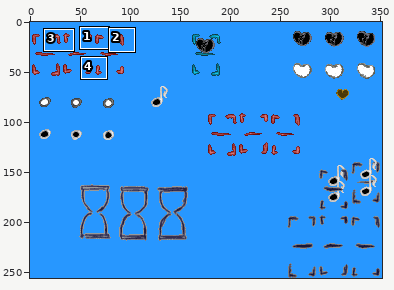
Two versions of one sprite sheet, gfx/cursor.png. The first picture is a wide view before the edit; the outline marks the close-up.
Close-up. Before:
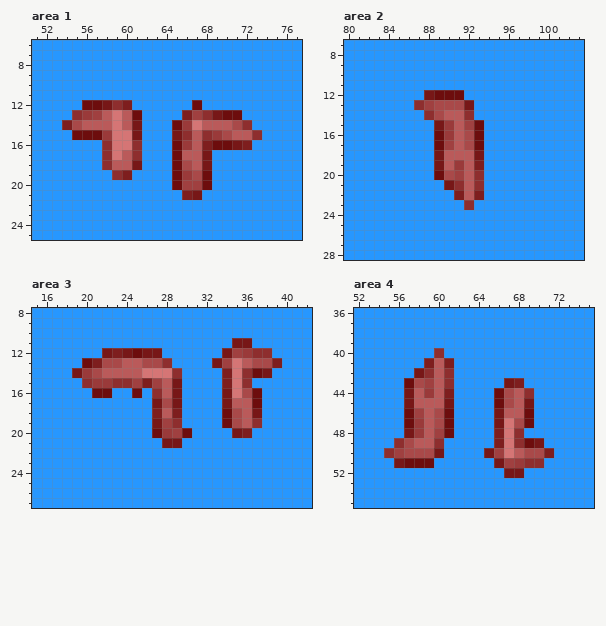
The file is 352x256 pixels. Colours within 5 levels of each other are drawn and written as one. Shown: area 1: x 51..77, y 6..25; area 2: x 80..103, y 7..28; area 3: x 15..42, y 8..27; area 4: x 52..75, y 36..55. The commit also changed other parts of the picture, which this record leaves out.
New version:
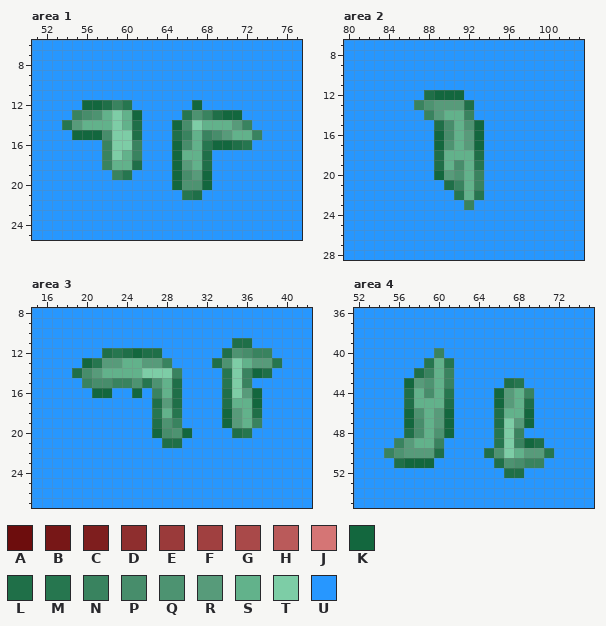
Palette (. is transparent): A #6d0d0d  B #771717  C #7e1e1e  D #8e2e2e  E #9a3a3a  F #a04040  G #a94949  H #ba5a5a  J #d57575  K #13673e  L #1f6f48  M #26764f  N #39835f  P #478d6b  Q #4d9371  R #579b7a  S #62b28b  T #7dcda6  U #2797ff
Changes in this commit:
--- area 1
@@ x 51..77 @@
 11 UUUUUUUUUUUUUUUUUUUUUUUUUUU
-12 UUUUUAABDCUUUUUUAUUUUUUUUUU
-13 UUUUDEFHJHAUUUUCFDBAAUUUUUU
-14 UUUCGHHHJHBUUUAEJHHHGDUUUUU
-15 UUUUAAAEJJBUUUBDHDEGHHDUUUU
-16 UUUUUUUDJJDUUUAEHCAABCUUUUU
-17 UUUUUUUDJHDUUUAHHBUUUUUUUUU
-18 UUUUUUUDHHBUUUAGHBUUUUUUUUU
-19 UUUUUUUUDCUUUUAEGAUUUUUUUUU
-20 UUUUUUUUUUUUUUAFFAUUUUUUUUU
-21 UUUUUUUUUUUUUUUCBUUUUUUUUUU
+12 UUUUUKKLNMUUUUUUKUUUUUUUUUU
+13 UUUUNPQSTSKUUUUMQNLKKUUUUUU
+14 UUUMRSSSTSLUUUKPTSSSRNUUUUU
+15 UUUUKKKPTTLUUULNSNPRSSNUUUU
+16 UUUUUUUNTTNUUUKPSMKKLMUUUUU
+17 UUUUUUUNTSNUUUKSSLUUUUUUUUU
+18 UUUUUUUNSSLUUUKRSLUUUUUUUUU
+19 UUUUUUUUNMUUUUKPRKUUUUUUUUU
+20 UUUUUUUUUUUUUUKQQKUUUUUUUUU
+21 UUUUUUUUUUUUUUUMLUUUUUUUUUU
 22 UUUUUUUUUUUUUUUUUUUUUUUUUUU
--- area 2
@@ x 85..95 @@
 11 UUUUUUUUUUU
-12 UUUBAAAUUUU
-13 UUDFGGGBUUU
-14 UUUDGHHDUUU
-15 UUUUBEHFAUU
-16 UUUUAEHGAUU
-17 UUUUAFHGAUU
-18 UUUUBHHHBUU
-19 UUUUBHEHCUU
-20 UUUUAGFHDUU
-21 UUUUUBDHDUU
-22 UUUUUUCHCUU
-23 UUUUUUUDUUU
+12 UUULKKKUUUU
+13 UUNQRRRLUUU
+14 UUUNRSSNUUU
+15 UUUULPSQKUU
+16 UUUUKPSRKUU
+17 UUUUKQSRKUU
+18 UUUULSSSLUU
+19 UUUULSPSMUU
+20 UUUUKRQSNUU
+21 UUUUULNSNUU
+22 UUUUUUMSMUU
+23 UUUUUUUNUUU
 24 UUUUUUUUUUU
--- area 3
@@ x 15..42 @@
 10 UUUUUUUUUUUUUUUUUUUUUUUUUUUU
-11 UUUUUUUUUUUUUUUUUUUUBBUUUUUU
-12 UUUUUUUBCBABBUUUUUUBFEDDUUUU
-13 UUUUUACGGHHGGDUUUUBFJHGGCUUU
-14 UUUUBEGHHHHJJJDUUUUCJDABUUUU
-15 UUUUUDEEDDFCFHBUUUUCJDUUUUUU
-16 UUUUUUAAUUAUDHBUUUUBJGAUUUUU
-17 UUUUUUUUUUUUBGBUUUUBHHAUUUUU
-18 UUUUUUUUUUUUCHCUUUUAGHBUUUUU
-19 UUUUUUUUUUUUBFDUUUUAGHDUUUUU
-20 UUUUUUUUUUUUAEFAUUUUBCUUUUUU
-21 UUUUUUUUUUUUUBBUUUUUUUUUUUUU
+11 UUUUUUUUUUUUUUUUUUUULLUUUUUU
+12 UUUUUUULMLKLLUUUUUULQPNNUUUU
+13 UUUUUKMRRSSRRNUUUULQTSRRMUUU
+14 UUUULPRSSSSTTTNUUUUMTNKLUUUU
+15 UUUUUNPPNNQMQSLUUUUMTNUUUUUU
+16 UUUUUUKKUUKUNSLUUUULTRKUUUUU
+17 UUUUUUUUUUUULRLUUUULSSKUUUUU
+18 UUUUUUUUUUUUMSMUUUUKRSLUUUUU
+19 UUUUUUUUUUUULQNUUUUKRSNUUUUU
+20 UUUUUUUUUUUUKPQKUUUULMUUUUUU
+21 UUUUUUUUUUUUULLUUUUUUUUUUUUU
 22 UUUUUUUUUUUUUUUUUUUUUUUUUUUU
--- area 4
@@ x 52..75 @@
 39 UUUUUUUUUUUUUUUUUUUUUUUU
-40 UUUUUUUUDUUUUUUUUUUUUUUU
-41 UUUUUUUCHCUUUUUUUUUUUUUU
-42 UUUUUUBDHDUUUUUUUUUUUUUU
-43 UUUUUAGFHDUUUUUBCUUUUUUU
-44 UUUUUBHEHCUUUUAGHDUUUUUU
-45 UUUUUBHHHBUUUUAGHBUUUUUU
-46 UUUUUAFHGAUUUUBHHAUUUUUU
-47 UUUUUAEHGAUUUUBJGAUUUUUU
-48 UUUUUBEHFAUUUUCJDUUUUUUU
-49 UUUUDGHHDUUUUUCJDABUUUUU
-50 UUUDFGGGBUUUUBFJHGGCUUUU
-51 UUUUBAAAUUUUUUBFEDDUUUUU
-52 UUUUUUUUUUUUUUUBBUUUUUUU
+40 UUUUUUUUNUUUUUUUUUUUUUUU
+41 UUUUUUUMSMUUUUUUUUUUUUUU
+42 UUUUUULNSNUUUUUUUUUUUUUU
+43 UUUUUKRQSNUUUUULMUUUUUUU
+44 UUUUULSPSMUUUUKRSNUUUUUU
+45 UUUUULSSSLUUUUKRSLUUUUUU
+46 UUUUUKQSRKUUUULSSKUUUUUU
+47 UUUUUKPSRKUUUULTRKUUUUUU
+48 UUUUULPSQKUUUUMTNUUUUUUU
+49 UUUUNRSSNUUUUUMTNKLUUUUU
+50 UUUNQRRRLUUUULQTSRRMUUUU
+51 UUUULKKKUUUUUULQPNNUUUUU
+52 UUUUUUUUUUUUUUULLUUUUUUU
 53 UUUUUUUUUUUUUUUUUUUUUUUU
Changed places in both close-ups, as pixel boxes (x1, y1, x2, y2):
changed: (62, 100, 262, 200)
changed: (414, 90, 484, 210)
changed: (72, 338, 282, 448)
changed: (384, 348, 554, 478)
